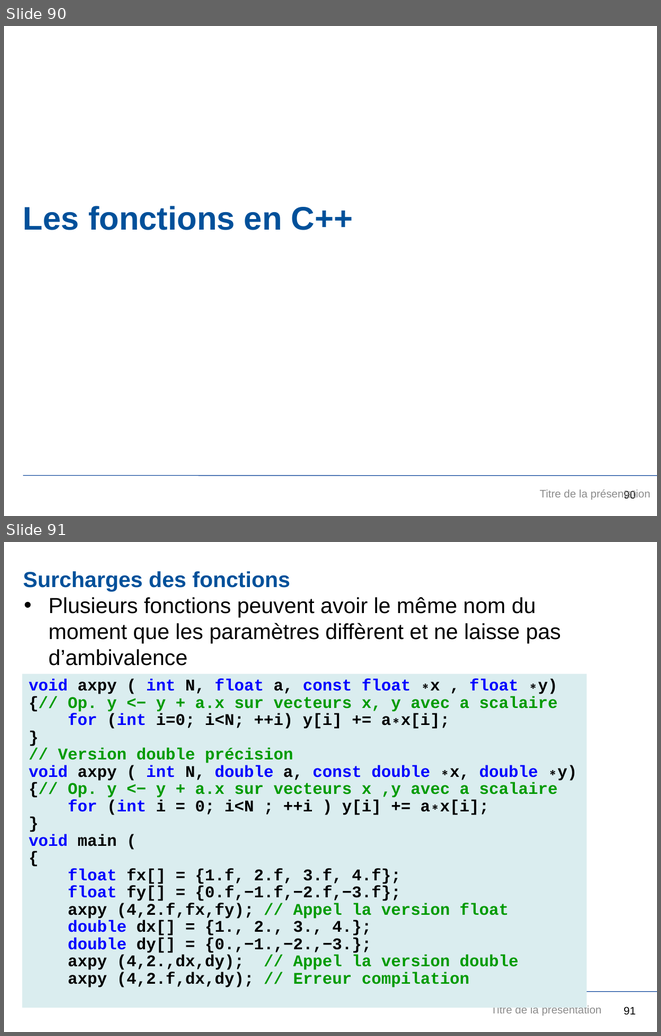
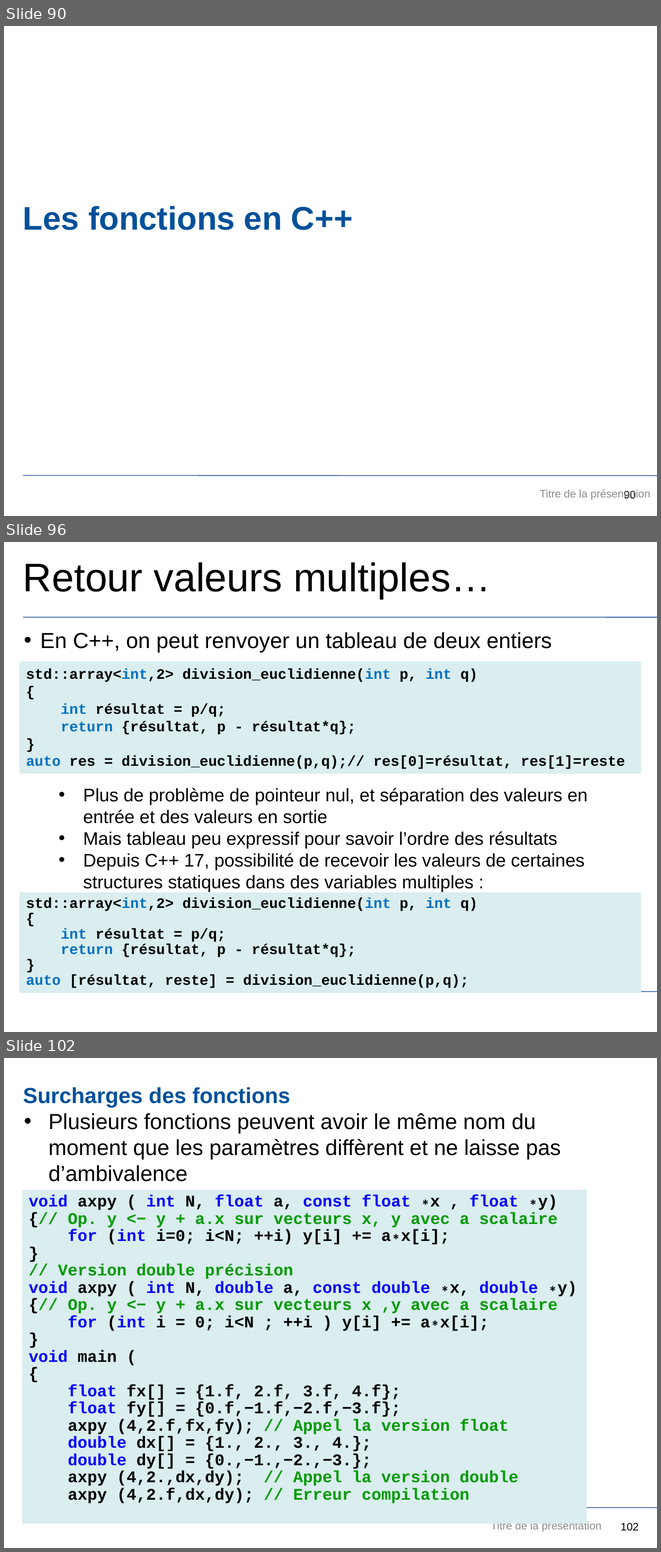
Before and after one commit to JuvignyEnsta/C-2020, a slide deck: Transparents/InitiationCpp.pptx. Shown one above the other, each under a label of ours: slides 90 and 91 before the commit, slides 90, 96 and 102 after it; the slides between them are not shown. The pictures are 661x1036 and 661x1552 pixels, drawn with LibreOffice and Linux fonts; fonts in the diff are those of the drawing; background and template pictures are left out. Boxes give left, top, right and bottom in pixels: in the first picture for what was removed or moved away, otherwise in the second. Text is boxed around its words. In the diff, an @@ line names an element or a change of style, - is before the commit and + after.

```diff
--- a/Transparents/InitiationCpp.pptx
+++ b/Transparents/InitiationCpp.pptx
@@ slide 96 added at (4,542,657,1032), background #FFFFFF; not listed: 1 template element that a slide beside it also shows @@
@@ title added at (23,562,491,599), 44 pt, text #000000 @@
+Retour valeurs multiples…
@@ line added from (23, 617) to (657, 617), #11489C 0.75 pt @@
@@ text added at (40,632,552,652), 24 pt, text #000000 @@
+• En C++, on peut renvoyer un tableau de deux entiers
@@ rectangle added at (20,661,641,774), fill #DAEDEF, 16 pt, text #000000, bold @@
+std::array<int,2> division_euclidienne(int p, int q)
+{
+int résultat = p/q;
+return {résultat, p - résultat*q};
+}
+auto res = division_euclidienne(p,q);// res[0]=résultat, res[1]=reste
@@ text added at (83,787,588,892), 20 pt, text #000000 @@
+  • Plus de problème de pointeur nul, et séparation des valeurs en entrée et des valeurs en sortie
+  • Mais tableau peu expressif pour savoir l’ordre des résultats
+  • Depuis C++ 17, possibilité de recevoir les valeurs de certaines structures statiques dans des variables multiples :
@@ rectangle added at (20,892,641,992), fill #DAEDEF, 16 pt, text #000000, bold @@
+std::array<int,2> division_euclidienne(int p, int q)
+{
+int résultat = p/q;
+return {résultat, p - résultat*q};
+}
+auto [résultat, reste] = division_euclidienne(p,q);
@@ what was slide 91 is now slide 102 @@
@@ page number at (620,1522,638,1531): text changed @@
-91
+102
```
Also in this commit, not shown: 5 slides changed, 9 other slides added, 5 other files.
